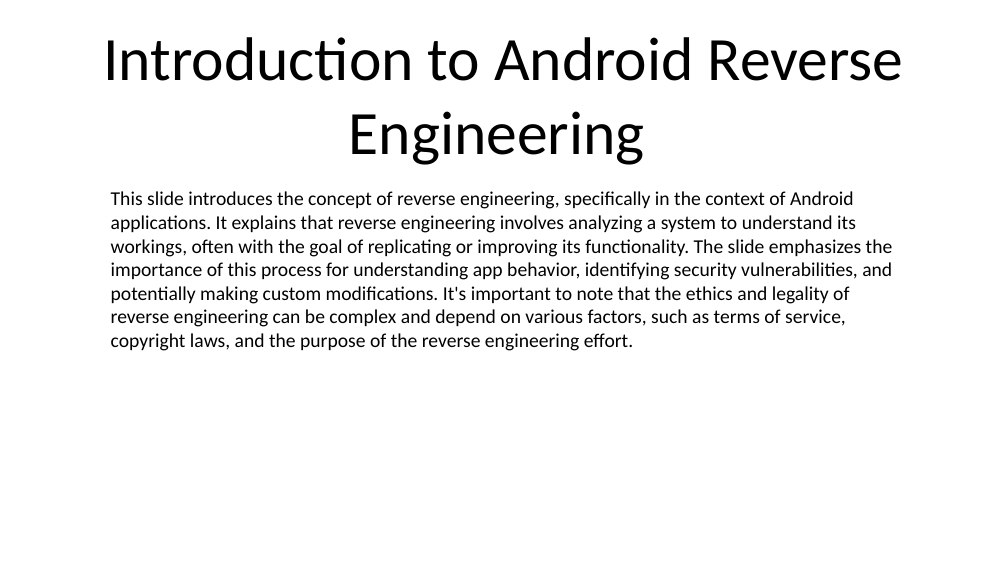
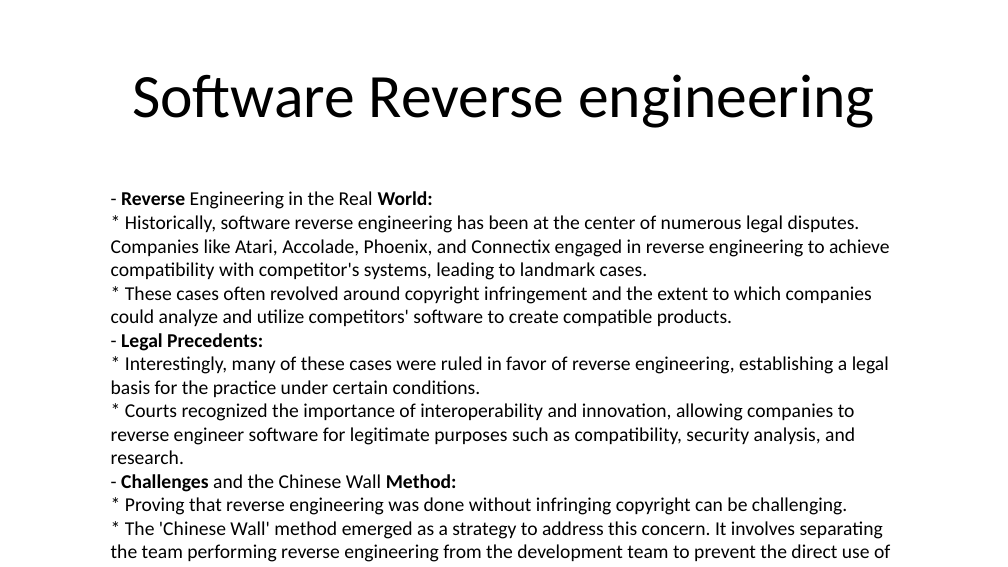
Before and after one commit to munirrudy-sg/Boring-Slide-Eradicator-inator, a slide deck: slide 1 of output.pptx (slide 4 before the commit). Drawn at 1008x567 pixels with LibreOffice and Linux fonts; fonts in the diff are those of the drawing. Boxes give left, top, right and bottom in pixels: in the first picture for what was removed or moved away, otherwise in the second. Text is boxed around its words. In the diff, an @@ line names an element or a change of style, - is before the commit and + after.

```diff
--- a/output.pptx
+++ b/output.pptx
@@ title at bbox=[132, 74, 874, 128]: text changed @@
-Introduction to Android Reverse Engineering
+Software Reverse engineering
@@ text at bbox=[111, 191, 890, 562]: text changed @@
-This slide introduces the concept of reverse engineering, specifically in the context of Android applications. It explains that reverse engineering involves analyzing a system to understand its workings, often with the goal of replicating or improving its functionality. The slide emphasizes the importance of this process for understanding app behavior, identifying security vulnerabilities, and potentially making custom modifications. It's important to note that the ethics and legality of reverse engineering can be complex and depend on various factors, such as terms of service, copyright laws, and the purpose of the reverse engineering effort.
+- Reverse Engineering in the Real World:
+* Historically, software reverse engineering has been at the center of numerous legal disputes. Companies like Atari, Accolade, Phoenix, and Connectix engaged in reverse engineering to achieve compatibility with competitor's systems, leading to landmark cases.
+* These cases often revolved around copyright infringement and the extent to which companies could analyze and utilize competitors' software to create compatible products.
+- Legal Precedents:
+* Interestingly, many of these cases were ruled in favor of reverse engineering, establishing a legal basis for the practice under certain conditions.
+* Courts recognized the importance of interoperability and innovation, allowing companies to reverse engineer software for legitimate purposes such as compatibility, security analysis, and research.
+- Challenges and the Chinese Wall Method:
+* Proving that reverse engineering was done without infringing copyright can be challenging.
+* The 'Chinese Wall' method emerged as a strategy to address this concern. It involves separating the team performing reverse engineering from the development team to prevent the direct use of copyrighted material.
+* This method aimed to demonstrate good faith efforts to avoid copyright infringement during the reverse engineering process.
```
Also in this commit, not shown: 14 slides removed, 3 other files.
